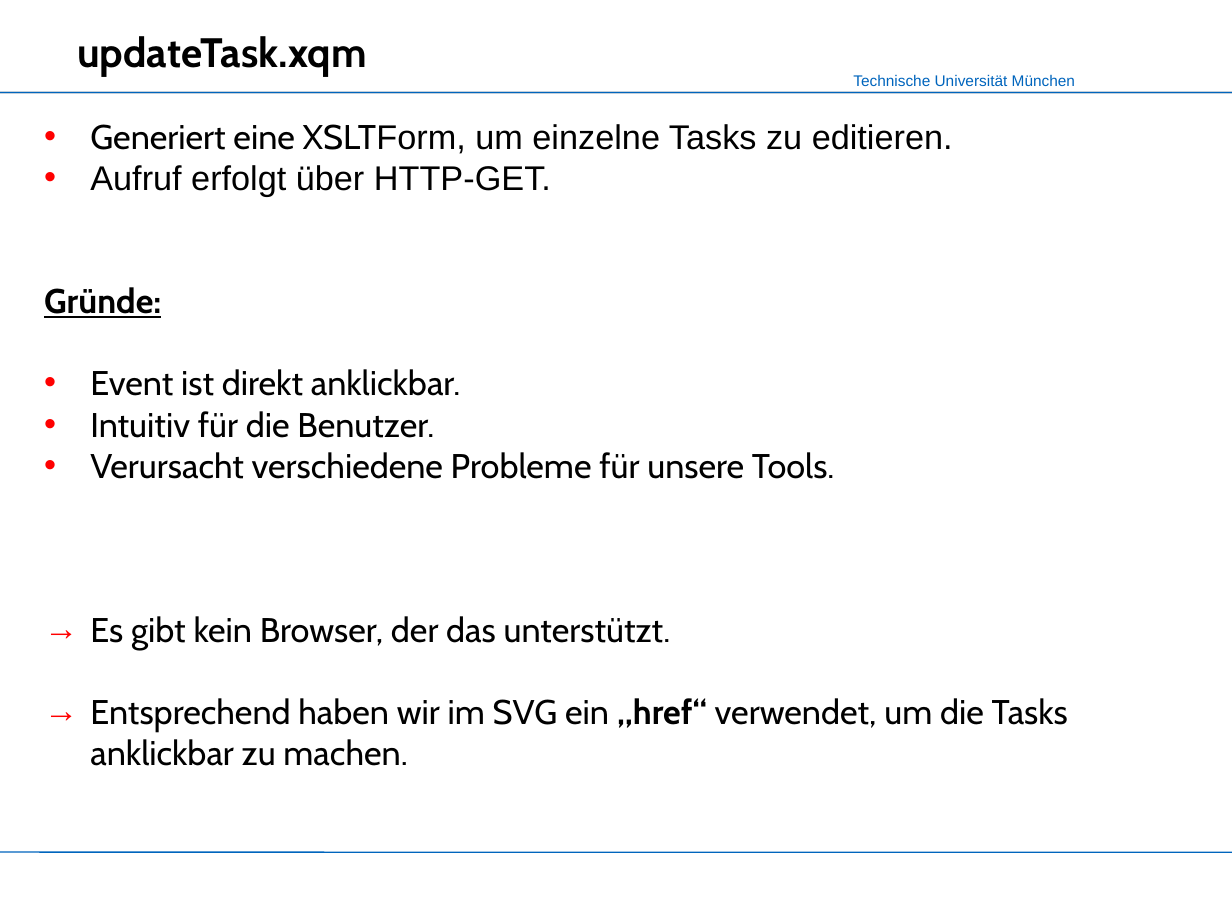
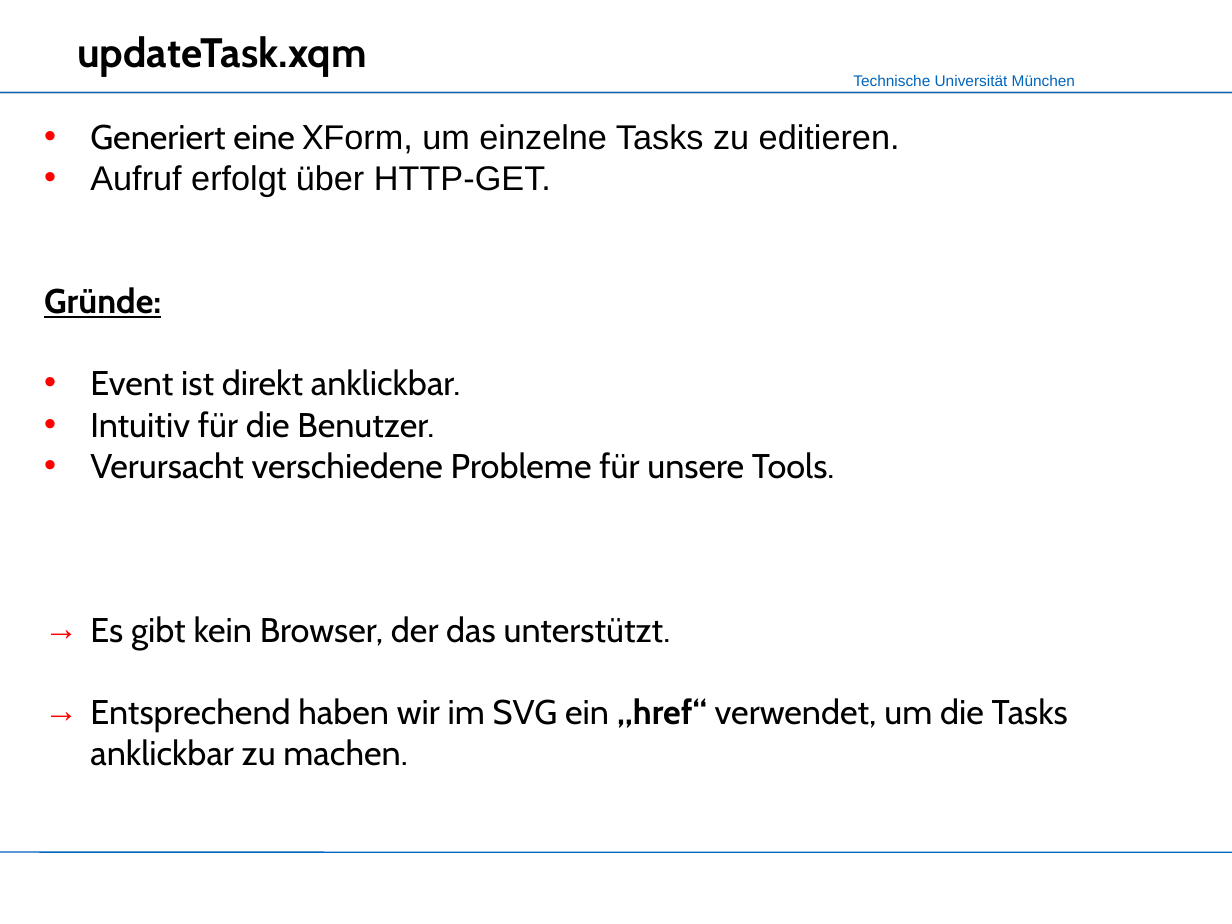
Before and after one commit to mokshasoul/XML-Praktikum, a slide deck: slide 24 of Slides/Slides_CalendarX-1.ppt. Drawn at 1232x924 pixels with LibreOffice and Linux fonts; fonts in the diff are those of the drawing; background and template pictures are left out. Boxes give left, top, right and bottom in pixels: in the first picture for what was removed or moved away, otherwise in the second. Text is boxed around its words. In the diff, an @@ line names an element or a change of style, - is before the commit and + after.

Commit message:
fixes & slides

```diff
--- a/Slides/Slides_CalendarX-1.ppt
+++ b/Slides/Slides_CalendarX-1.ppt
@@ text at [90, 124, 900, 154]: text changed @@
-• Generiert eine XSLTForm, um einzelne Tasks zu editieren.
+• Generiert eine XForm, um einzelne Tasks zu editieren.
```
Also in this commit, not shown: 1 other file.
